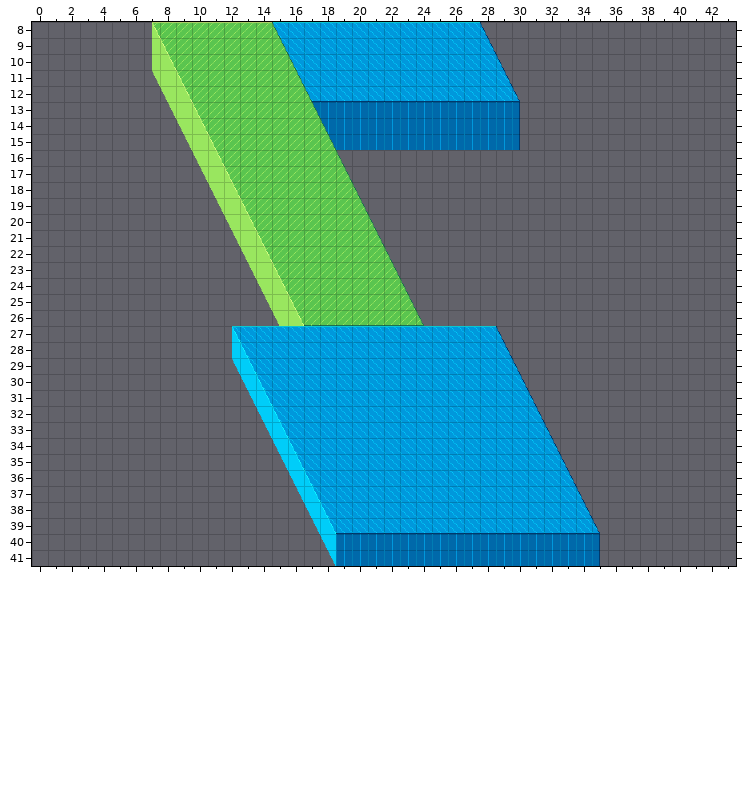
Two states of a Tiled map (JSON), assets/levels/level1.json. This is how it looked before the edit.
Cells are 20x20 px. Shown: x 0..43, y 8..41. Tiles whose own drawing changed are shown in their newer look in all pictures.
The same view after the edit:
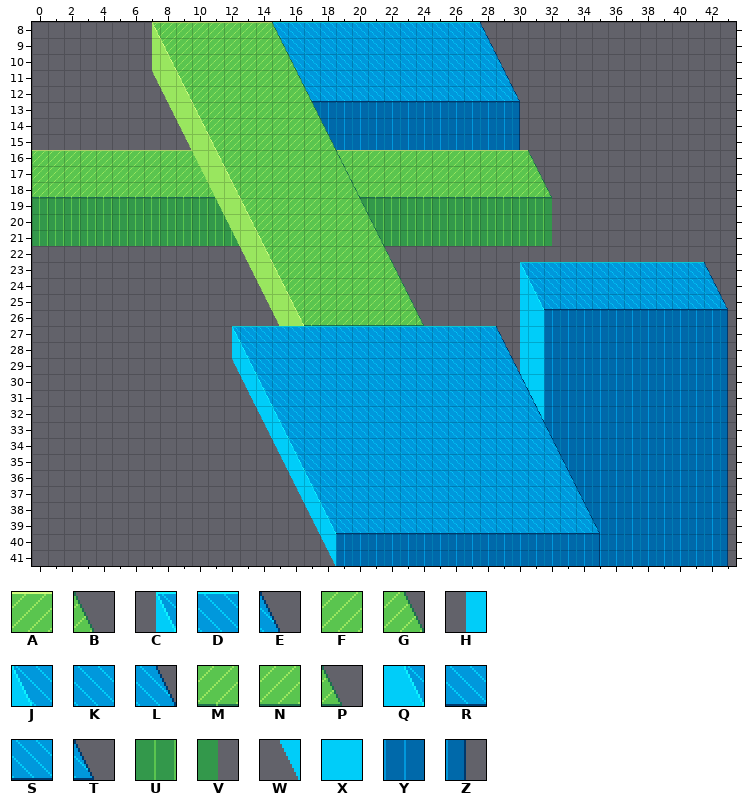
Key: from "tilemap": A 21, B 23, C 25, D 26, E 28, F 42, G 43, H 45, J 46, K 47, L 48, M 62, N 63, P 64, Q 66, R 67, S 68, T 69, U 82, V 84, W 85, X 86, Y 87, Z 89.
_ is an empty cell.
Tiles of an added or newly shown layer are drawn over the layers below it.
Diff:
Layer "Tile Layer 4" (added):
y 16: x 0..10 ___________ -> AAAAAAAAAAA; x 19..31 _____________ -> AAAAAAAAAAAAB
y 17: x 0..10 ___________ -> FFFFFFFFFFF; x 19..31 _____________ -> FFFFFFFFFFFFG
y 18: x 0..11 ____________ -> MMMMMMMMMMMM; x 20..32 _____________ -> MMMMMMMMMMMNP
y 19: x 0..11 ____________ -> UUUUUUUUUUUU; x 20..32 _____________ -> UUUUUUUUUUUUV
y 20..21: x 0..12 _____________ -> UUUUUUUUUUUUU; x 21..32 ____________ -> UUUUUUUUUUUV
y 23: x 30..42 _____________ -> CDDDDDDDDDDDE
y 24: x 30..42 _____________ -> HJKKKKKKKKKKL
y 25: x 30..43 ______________ -> HQRRRRRRRRRRST
y 26..30: x 30..43 ______________ -> HXYYYYYYYYYYYZ
y 31..32: x 31..43 _____________ -> XYYYYYYYYYYYZ
y 33..34: x 32..43 ____________ -> YYYYYYYYYYYZ
y 35..36: x 33..43 ___________ -> YYYYYYYYYYZ
y 37..38: x 34..43 __________ -> YYYYYYYYYZ
y 39..41: x 35..43 _________ -> YYYYYYYYZ
Layer "Tile Layer 2":
y 31: x 13 _ -> W
Changed places in both pictures, as pixel boxes (x1, y1, x2, y2):
added: (32, 150, 239, 246)
added: (337, 150, 552, 246)
added: (520, 262, 728, 566)
added: (248, 391, 254, 403)
